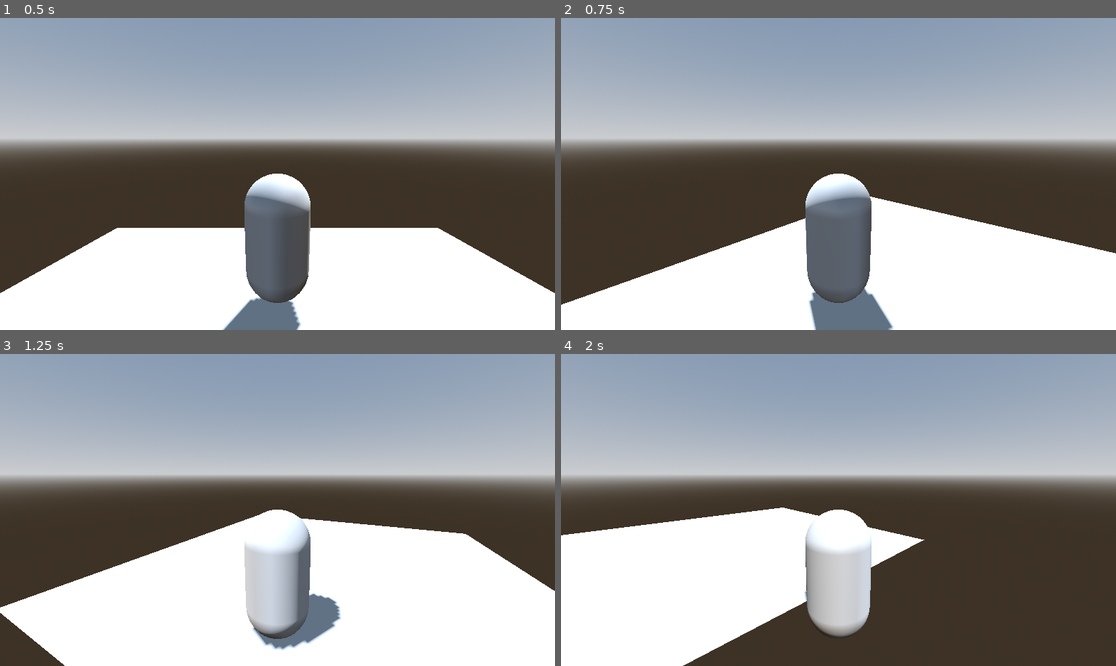
Above: before the commit, frames 1-4 (two rows, left to right).
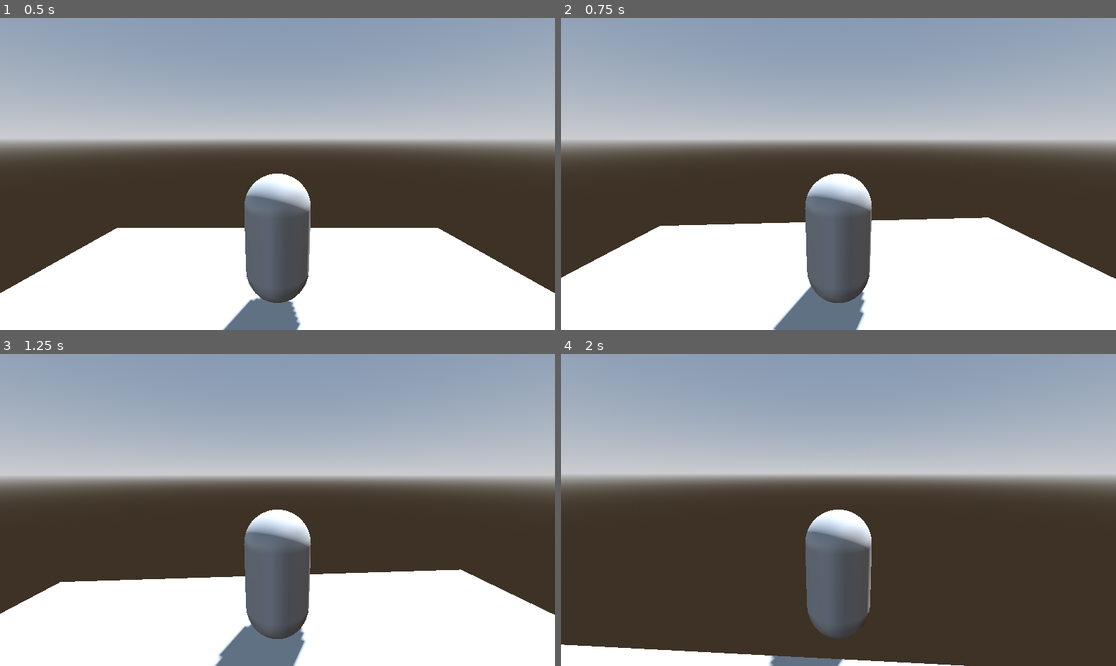
Above: after the commit, the same moments.

Repository: lolepicgirl/3D-Walking-Simulator
Game: Godot game, scene res://main.tscn
Same seed, same stepped clock (60 frames per second), same inputs: the game is played once before the commit and once after it. The project has no main scene, so this scene is started directly.
Inputs (mouse positions are in pixels of both pictures, inside the frame that each line leads up to):
- Up to frame 1 (0.5 s): no input
- Up to frame 2 (0.75 s): move the mouse to (866, 174) at 0.52 s; hold Up (move_forward) from 0.53 s (still down)
- Up to frame 3 (1.25 s): keep holding Up (move_forward)
- Up to frame 4 (2 s): keep holding Up (move_forward); move the mouse to (810, 510) at 1.27 s

Frame 1 is identical in both runs. In frame 2, 7.6% of the frame differs, in the area x 0-100%, y 52-100%; in frame 3, 16%; in frame 4, 23%, in the area x 0-73%, y 49-100%.

Commit message:
camera controls

Diff:
--- a/player.gd
+++ b/player.gd
@@ -19,6 +19,15 @@
 		Input.set_mouse_mode(Input.MOUSE_MODE_VISIBLE)
 
 	$twistpivot.rotate_y(twist_input)
+	$twistpivot/pitchpivot.rotate_x(pitch_input)
+	$twistpivot/pitchpivot.rotation.x = clamp(
+		$twistpivot/pitchpivot.rotation.x,
+		-0.5,
+		0.5
+	)
+	twist_input = 0.0
+	pitch_input = 0.0
+
 
 func _unhandled_input(event: InputEvent) -> void:
 	if event is InputEventMouseMotion:
